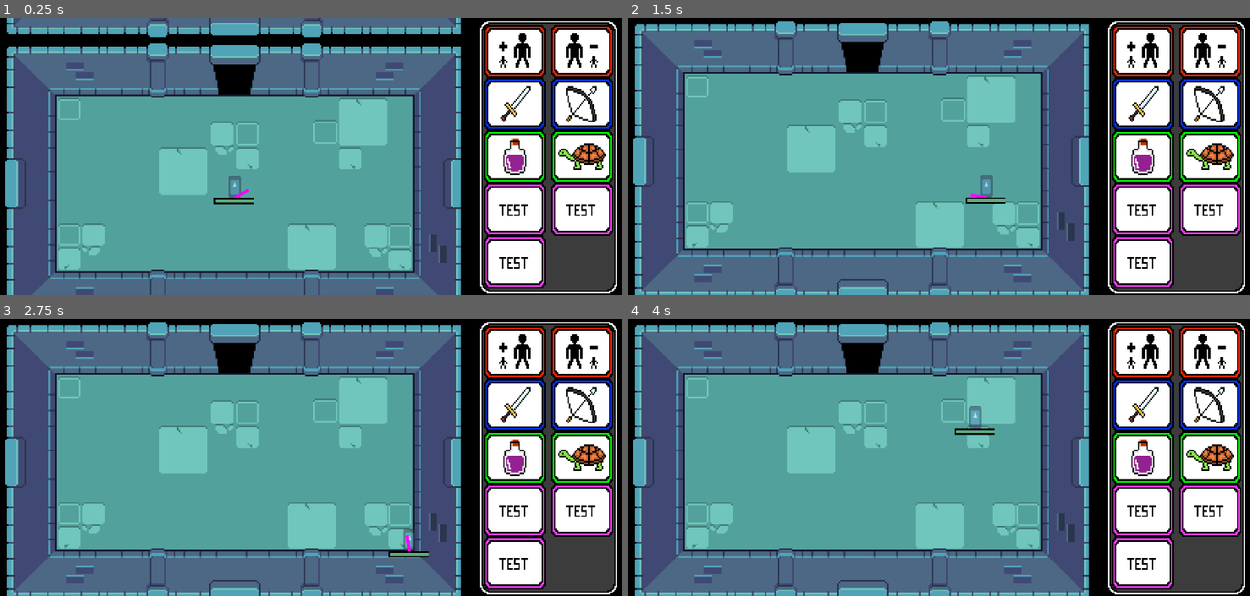
Above: before the commit, frames 1-4 (two rows, left to right).
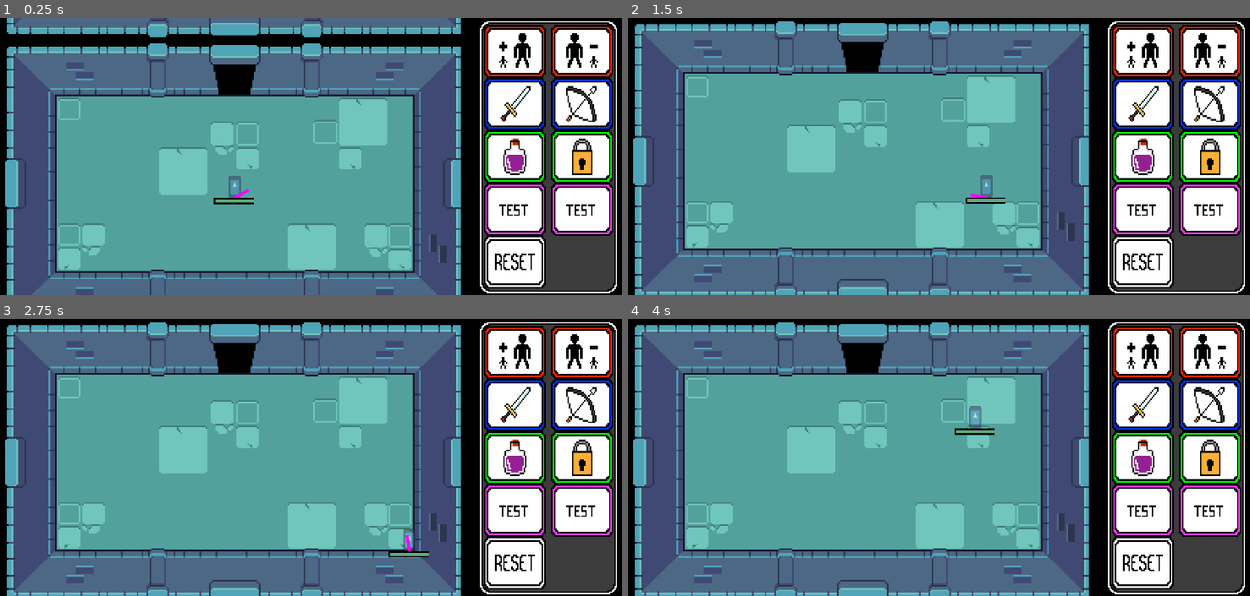
Above: after the commit, the same moments.

Repository: Lmorder2/Game-Jam---Max-Pierre-Arthur-Thomas
Game: Godot game, scene res://world.tscn
Two runs of this game, one before a commit and one after it. Both use one fixed random seed, a clock stepped at 60 frames per second and the inputs below. The engine's default icon, where the game draws it, is replaced by a stand-in: a white triangle on a blue panel in a dark square.
Inputs (mouse positions are in pixels of both pictures, inside the frame that each line leads up to):
- Up to frame 1 (0.25 s): no input
- Up to frame 2 (1.5 s): move the mouse to (1094, 142) at 0.52 s; hold Right (ui_right) 0.53-1.28 s; click (1094, 142) at 0.6 s; move the mouse to (808, 170) at 1.27 s; hold Down (ui_down) from 1.28 s (still down); tap Alt (alt) at 1.35 s
- Up to frame 3 (2.75 s): move the mouse to (385, 396) at 2.02 s; release Down (ui_down) at 2.03 s; hold Right (ui_right) from 2.03 s (still down); click (385, 396) at 2.1 s
- Up to frame 4 (4 s): tap Enter at 2.75 s; move the mouse to (907, 512) at 2.77 s; release Right (ui_right) at 2.78 s; hold Up (ui_up) 2.78-3.53 s; tap Alt (alt) at 2.85 s; move the mouse to (1150, 499) at 3.52 s; hold Left (ui_left) from 3.53 s (still down); click (1150, 499) at 3.6 s

The runs differ from the first frame. In frame 1, 1.1% of the frame differs, in the area x 77-98%, y 43-98%; in frame 2, 1.1%; in frame 3, 1.1%; in frame 4, 1.1%.

Commit message:
HUD modifs et les autres boutons

Diff:
--- a/scenes/hud.tscn
+++ b/scenes/hud.tscn
@@ -10,6 +10,7 @@
 [ext_resource type="Texture2D" uid="uid://c8gv40h7im2u1" path="res://word_poison.png" id="6_hd3ao"]
 [ext_resource type="Texture2D" uid="uid://rtnjukfuvj5g" path="res://word_slow.png" id="7_0i1j5"]
 [ext_resource type="Texture2D" uid="uid://cqjdxma4gjhn8" path="res://word_test.png" id="8_hd3ao"]
+[ext_resource type="Texture2D" uid="uid://d4hmoewttygof" path="res://word_reset.png" id="11_0m4u7"]
 
 [node name="Control" type="CanvasLayer"]
 
@@ -152,7 +153,7 @@
 [node name="Case9" parent="TextureRect/GridContainer" instance=ExtResource("1_5ysmq")]
 custom_minimum_size = Vector2(45, 37)
 layout_mode = 2
-texture = ExtResource("8_hd3ao")
+texture = ExtResource("11_0m4u7")
 acceptedClass = 4
 
 [node name="Label" parent="TextureRect/GridContainer/Case9" index="0"]
Not shown: 1 places in scenes/hud.tscn that only renumber resources
Binary file added: word_reset.png
Not shown, added: word_reset.png.import
Binary file changed: word_slow.png
